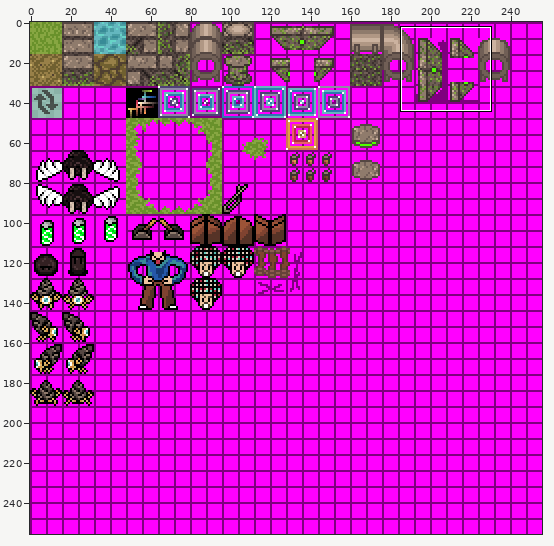
Edited in one commit: sprite sheet (assets/texture/spritesheet.png). Above, an overview of the earlier version with the close-up marked.
Close-up. Earlier state:
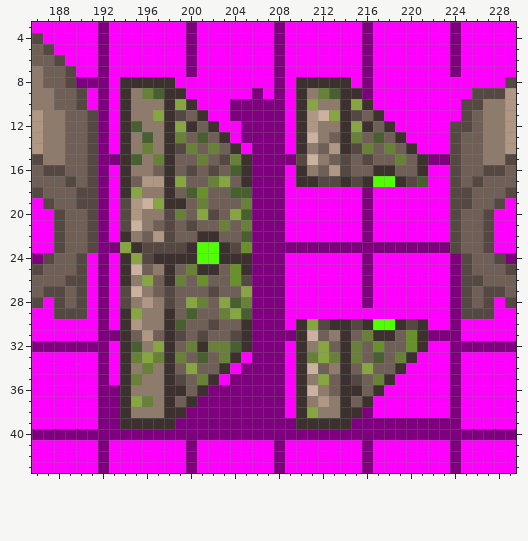
The file is 256x256 pixels. Colours within 5 levels of each other are drawn and written as one. Shown: x 186..229, y 3..43. The commit also changed other parts of the picture, which this record leaves out.
After the commit:
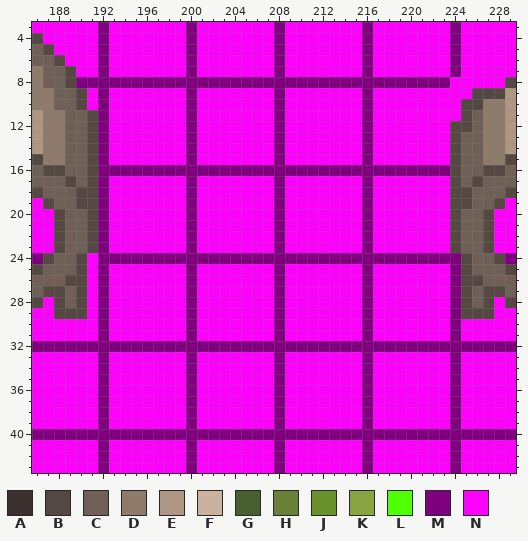
Palette (. is transparent): A #3c312f  B #554742  C #705f56  D #8f7b6c  E #b09784  F #cbb29f  G #486030  H #688038  J #69912b  K #87a642  L #50ff00  M #7f007f  N #ff00ff
Changes in this commit:
Changed rows in their new state; - is an unchanged pixel.
first column x 193:
 8 MMMMMMMMMMMMMMM-MMMMMMM-MMMMMMM
 9 -NNNNNNM-----N---NNNNNN--------
10 -NNNNNNM---NNNN--NNNNNNM-------
11 -NNNNNNMN--NNNN--NNNNNNMN------
12 -NNNNNNMNN--NNN--NNNNNNMNN-----
13 -NNNNNNMNNN-NNN--NNNNNNMNNN----
14 -NNNNNNMNNNN-NN--NNNNNNMNNNN---
15 NNNNNNNMNNNNNNN-NNNNNNNMNNNNNNN
16 MMMMMMMMMMMMM---MMMMMMMMMMMMMMM
17 -NNNNNNMNNNNNNN--NNNNNNMNNNNN--
18 -NNNNNNMNNNNNNN----------------
19 -NNNNNNMNNNNNNN----------------
20 -NNNNNNMNNNNNNN----------------
21 -NNNNNNMNNNNNNN----------------
22 -NNNNNNMNNNNNNN----------------
23 NNNNNNNMNNNNNNN-NNNNNNN-NNNNNNN
24 MMMMMMMMMMMMM---MMMMMMM-MMMMMMM
25 -NNNNNNMNNNNNNN----------------
26 -NNNNNNMNNNNNNN----------------
27 -NNNNNNMNNNNNNN----------------
28 -NNNNNNMNNNNNNN----------------
29 -NNNNNNMNNNNNNN--------M-------
30 -NNNNNNMNNNNNNN--NNNNNNMNNNNN--
31 NNNNNNNMNNNNNNN-NNNNNNNMNNNNNNN
32 MMMMMMMMMMMMM---MMMMMMMMMMMMMMM
33 -NNNNNNMNNNN-NN--NNNNNNMNNNN---
34 -NNNNNNMNNN-NNN--NNNNNNMNNN----
35 -NNNNNNMNN-NNNN--NNNNNNMNN-----
36 NNNNNNNMNNNNNNN--NNNNNNMN------
37 NNNNNNNMNNNNNNN--NNNNNNM-------
38 NNNNNNN-NNNNNNN--NNNNNN--------
39 NNNNNNN-NNNNNNN-NNNNNNN-NNNNNNN
Changed places in both close-ups, as pixel boxes (x1, y1, x2, y2):
changed: (109, 77, 450, 429)
